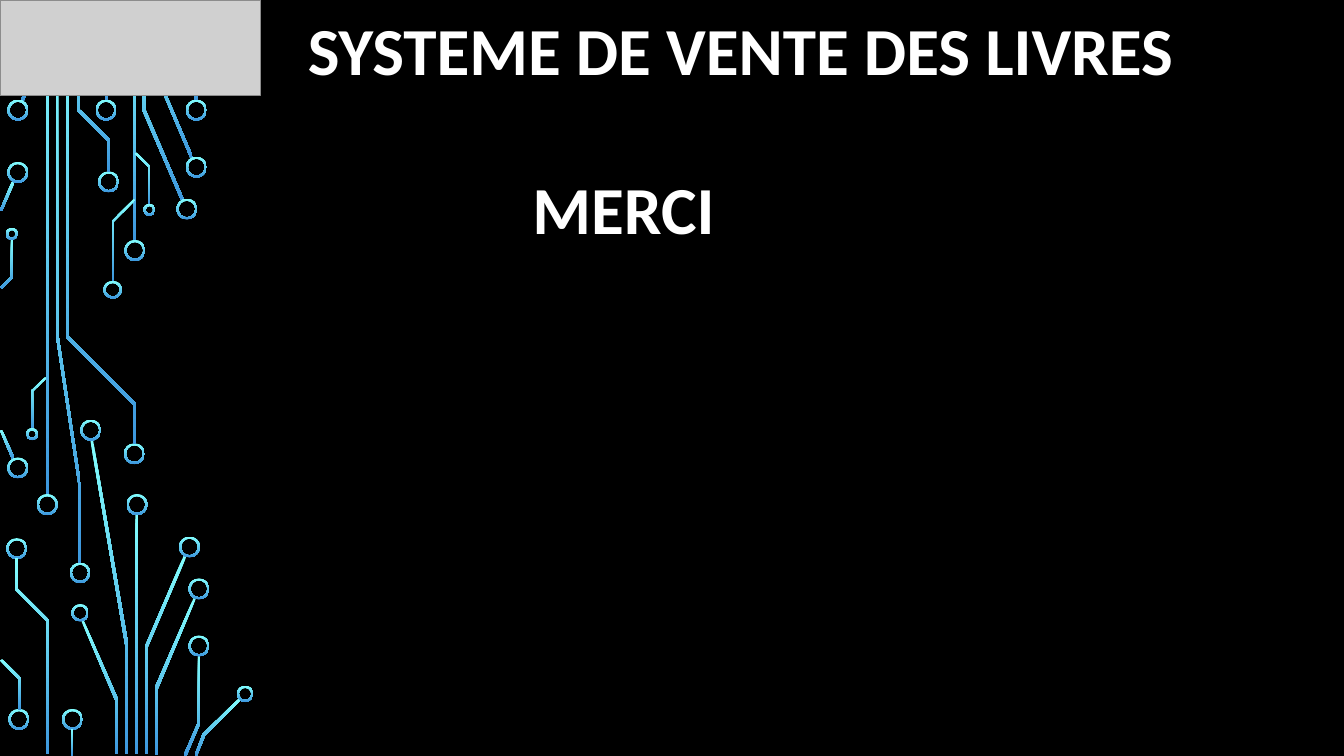
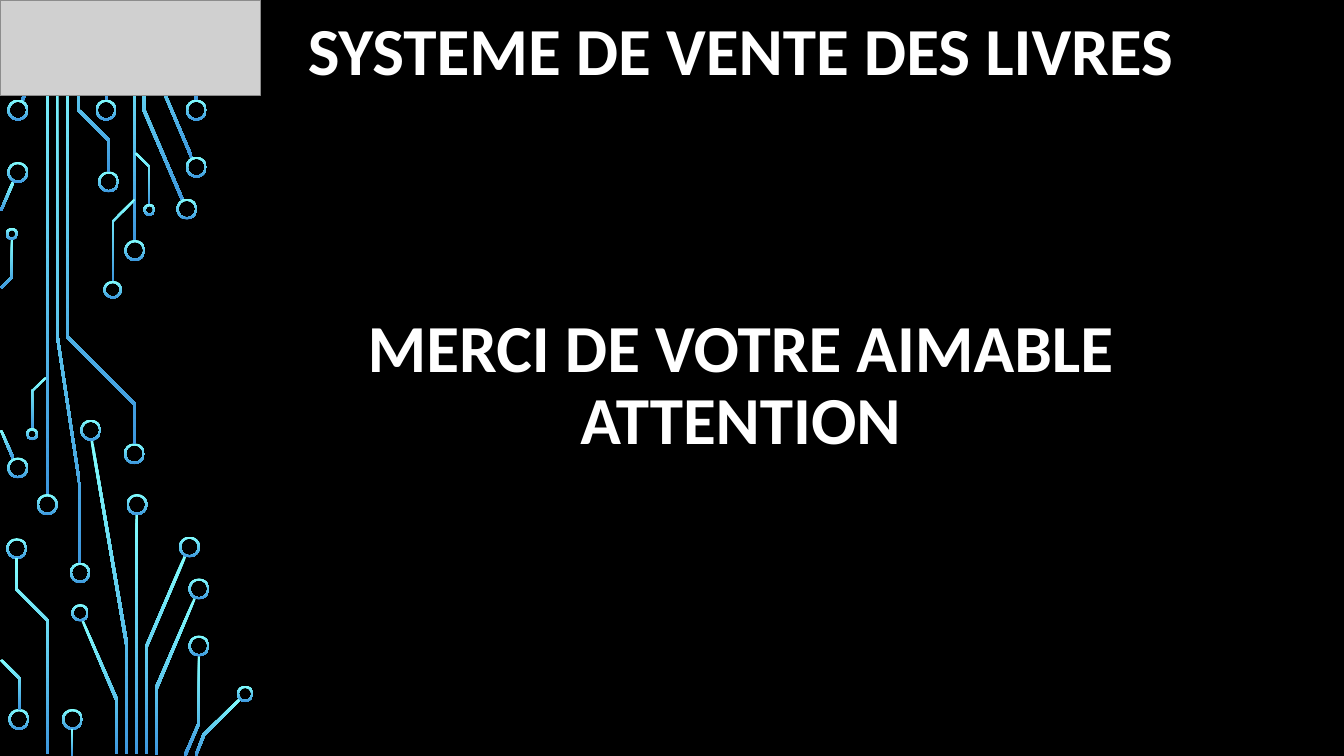
Before and after one commit to Moutsita/exam_tech_bigdata, a slide deck: slide 13 of docs/architecture bigdata _Exam.pptx. Drawn at 1344x756 pixels with LibreOffice and Linux fonts; fonts in the diff are those of the drawing; grey boxes stand for pictures; background and template pictures are left out. Boxes give left, top, right and bottom in pixels: in the first picture for what was removed or moved away, otherwise in the second. Text is boxed around its words. In the diff, an @@ line names an element or a change of style, - is before the commit and + after.

```diff
--- a/docs/architecture bigdata _Exam.pptx
+++ b/docs/architecture bigdata _Exam.pptx
@@ title at (368,328,1113,445): text changed @@
-MERCI
+MERCI DE VOTRE AIMABLE ATTENTION
```
Also in this commit, not shown: 1 other file.
